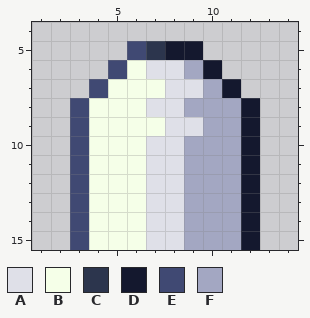
Pixel-art file, stored at assets/sprites/connector.aseprite. This is how it looked before the edit.
16x16 pixels, 1 frame. Shown: x 1..14, y 4..15.
Palette (. is transparent): A #dfe0e8  B #f5ffe8  C #2c354d  D #14182e  E #404973  F #a3a7c2
Pixels before, first column x 3:
 5 ...ECDD...
 6 ..EBAAFD..
 7 .EBBBAAFD.
 8 EBBBAAFFFD
 9 EBBBBAAFFD
10 EBBBAAFFFD
11 EBBBAAFFFD
12 EBBBAAFFFD
13 EBBBAAFFFD
14 EBBBAAFFFD
15 EBBBAAFFFD
Now the later version:
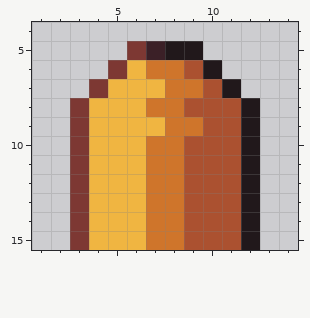
Edits made:
colour A: #dfe0e8 -> #cf752b
colour B: #f5ffe8 -> #f0b541
colour C: #2c354d -> #3b2027
colour D: #14182e -> #21181b
colour E: #404973 -> #7d3833
colour F: #a3a7c2 -> #ab5130
Pixel boxes of the changes (left, top, right, bottom) in both pictures:
changed: (70, 41, 260, 250)
